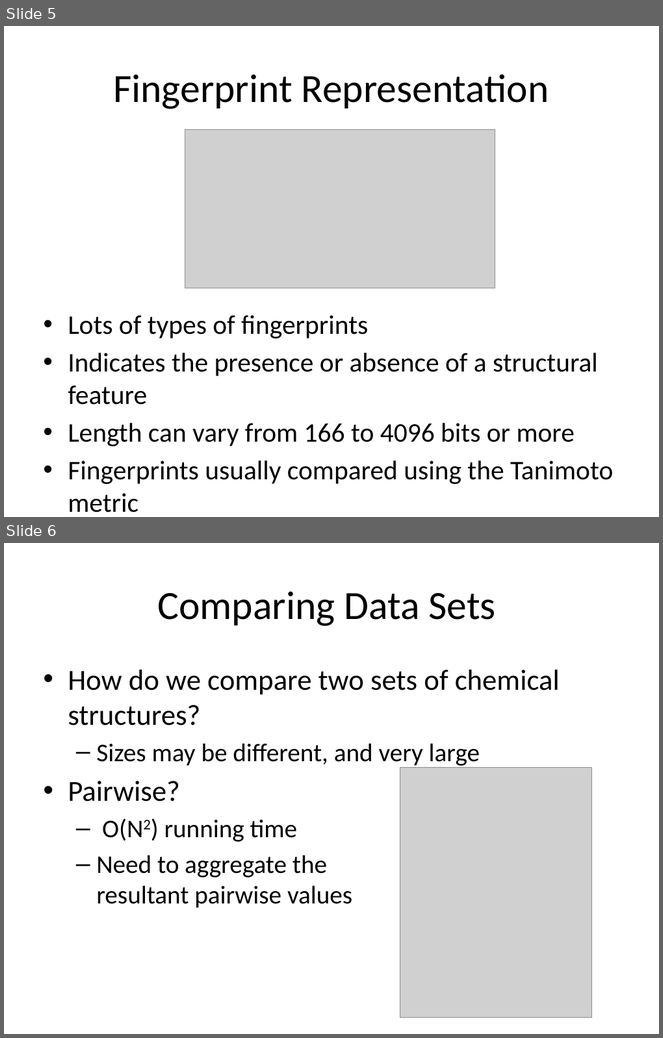
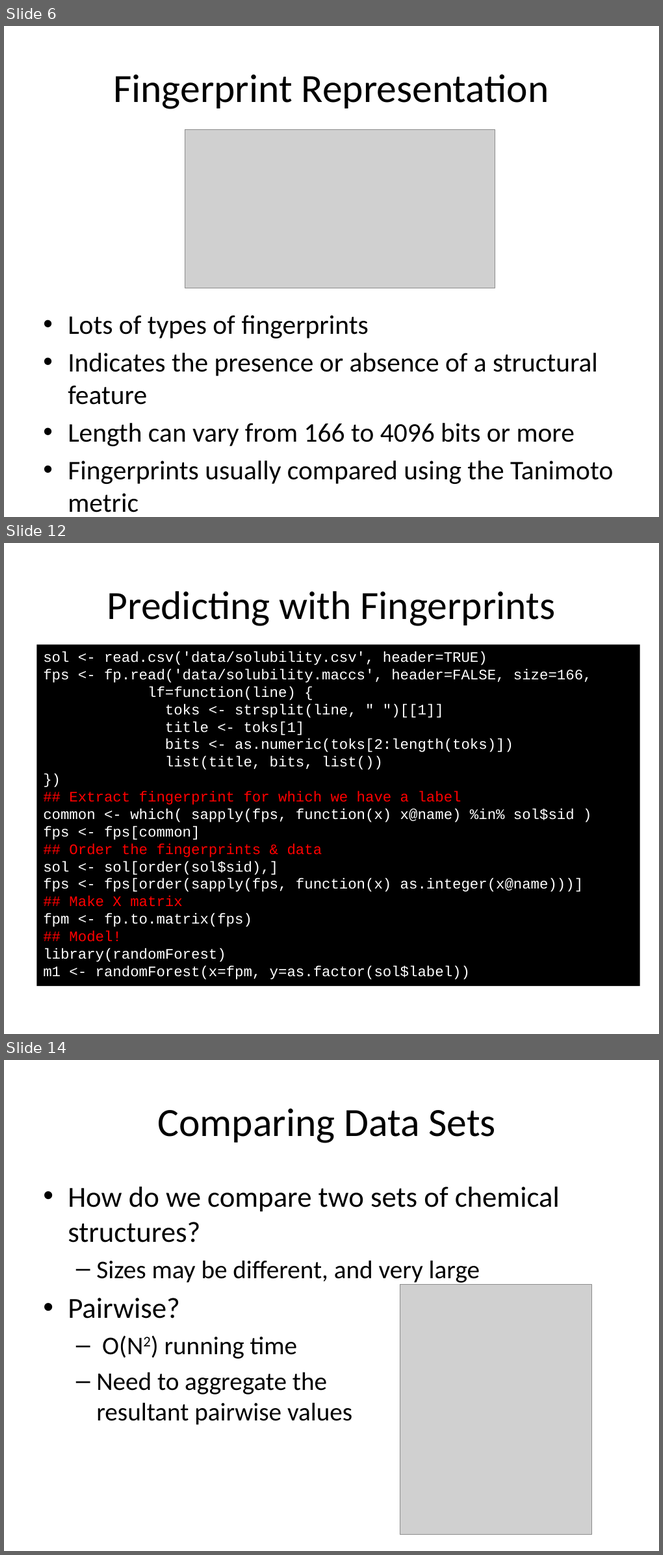
Before and after one commit to rajarshi/ctpa-fingerprints, a slide deck: fingerprints.pptx. Shown one above the other, each under a label of ours: slides 5 and 6 before the commit, slides 6, 12 and 14 after it; the slides between them are not shown. The pictures are 663x1038 and 663x1555 pixels, drawn with LibreOffice and Linux fonts; fonts in the diff are those of the drawing; grey boxes stand for pictures. Boxes give left, top, right and bottom in pixels: in the first picture for what was removed or moved away, otherwise in the second. Text is boxed around its words. In the diff, an @@ line names an element or a change of style, - is before the commit and + after.

```diff
--- a/fingerprints.pptx
+++ b/fingerprints.pptx
@@ slide 12 added at (4,543,659,1034), background #FFFFFF @@
@@ title added at (107,591,556,626), 44 pt, text #000000 @@
+Predicting with Fingerprints
@@ rectangle added at (36,644,640,986), fill #000000, 16 pt, text #FFFFFF @@
+sol <- read.csv('data/solubility.csv', header=TRUE)
+fps <- fp.read('data/solubility.maccs', header=FALSE, size=166,
+lf=function(line) {
+toks <- strsplit(line, " ")[[1]]
+title <- toks[1]
+bits <- as.numeric(toks[2:length(toks)])
+list(title, bits, list())
+})
+## Extract fingerprint for which we have a label
+common <- which( sapply(fps, function(x) x@name) %in% sol$sid )
+fps <- fps[common]
+## Order the fingerprints & data
+sol <- sol[order(sol$sid),]
+fps <- fps[order(sapply(fps, function(x) as.integer(x@name)))]
+## Make X matrix
+fpm <- fp.to.matrix(fps)
+## Model!
+library(randomForest)
+m1 <- randomForest(x=fpm, y=as.factor(sol$label))
@@ what was slide 5 is now slide 6 @@
@@ what was slide 6 is now slide 14 @@
```
Also in this commit, not shown: 4 slides changed, 8 other slides added, 4 other files.
